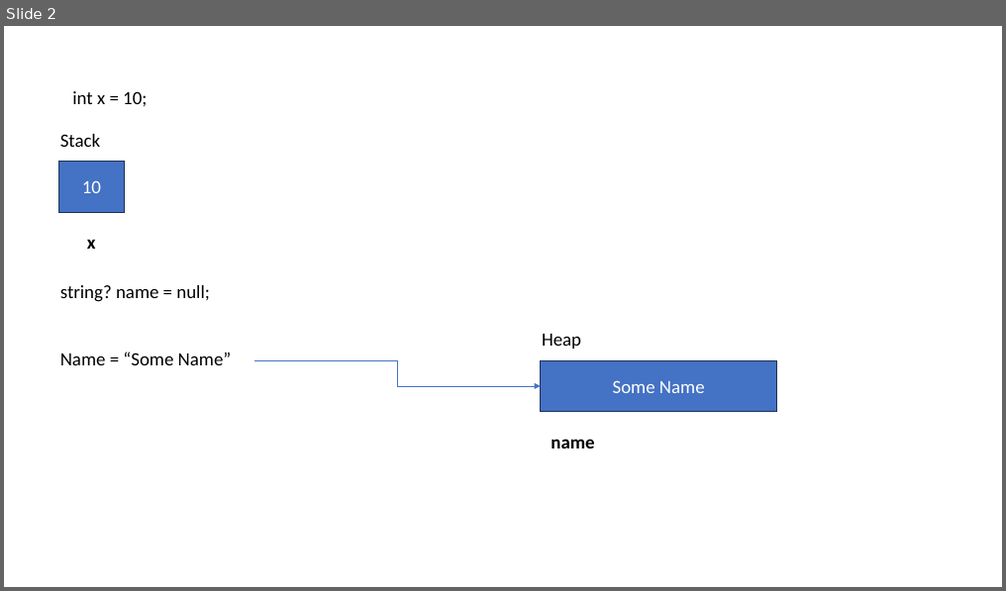
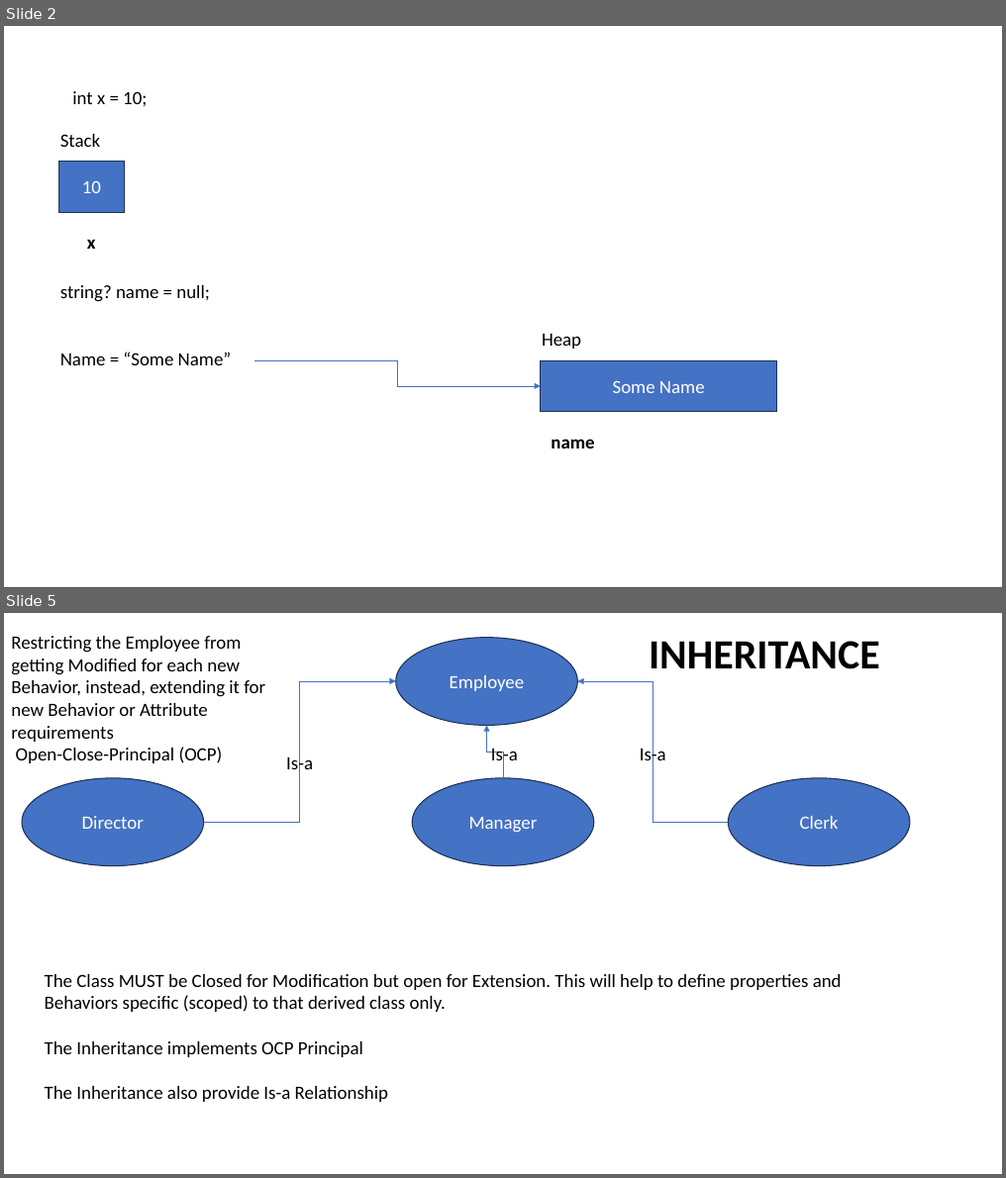
Before and after one commit to maheshsabnis/capita_sept_2023_Oct, a slide deck: Images.pptx. Shown one above the other, each under a label of ours: slide 2 before the commit, slides 2 and 5 after it; the slides between them are not shown. The pictures are 1006x591 and 1006x1178 pixels, drawn with LibreOffice and Linux fonts; fonts in the diff are those of the drawing. Boxes give left, top, right and bottom in pixels: in the first picture for what was removed or moved away, otherwise in the second. Text is boxed around its words. In the diff, an @@ line names an element or a change of style, - is before the commit and + after.

```diff
--- a/Images.pptx
+++ b/Images.pptx
@@ slide 5 added at (x1=4, y1=613, x2=1002, y2=1174), background #FFFFFF @@
@@ text added at (x1=11, y1=636, x2=265, y2=763), 18 pt, text #000000 @@
+Restricting the Employee from getting Modified for each new Behavior, instead, extending it for new Behavior or Attribute requirements
+Open-Close-Principal (OCP)
@@ ellipse added at (x1=395, y1=638, x2=577, y2=725), fill #4472C4, outline #1E3256 1 pt, 18 pt, text #FFFFFF @@
+Employee
@@ text added at (x1=648, y1=641, x2=880, y2=669), 40 pt, text #000000, bold @@
+INHERITANCE
@@ elbow arrow added from (204, 822) to (395, 681), #4472C4 0.5 pt @@
@@ elbow arrow added from (728, 822) to (577, 681), #4472C4 0.5 pt @@
@@ elbow arrow added from (503, 778) to (487, 725), #4472C4 0.5 pt @@
@@ text added at (x1=286, y1=755, x2=313, y2=775), 18 pt, text #000000 @@
+Is-a
@@ text added at (x1=491, y1=749, x2=518, y2=766), 18 pt, text #000000 @@
+Is-a
@@ text added at (x1=640, y1=746, x2=666, y2=766), 18 pt, text #000000 @@
+Is-a
@@ ellipse added at (x1=22, y1=778, x2=204, y2=866), fill #4472C4, outline #1E3256 1 pt, 18 pt, text #FFFFFF @@
+Director
@@ ellipse added at (x1=412, y1=778, x2=594, y2=866), fill #4472C4, outline #1E3256 1 pt, 18 pt, text #FFFFFF @@
+Manager
@@ ellipse added at (x1=728, y1=778, x2=910, y2=866), fill #4472C4, outline #1E3256 1 pt, 18 pt, text #FFFFFF @@
+Clerk
@@ text added at (x1=45, y1=974, x2=842, y2=1102), 18 pt, text #000000 @@
+The Class MUST be Closed for Modification but open for Extension. This will help to define properties and Behaviors specific (scoped) to that derived class only.
+The Inheritance implements OCP Principal
+The Inheritance also provide Is-a Relationship
```
Also in this commit, not shown: 5 other slides added, 17 other files.
